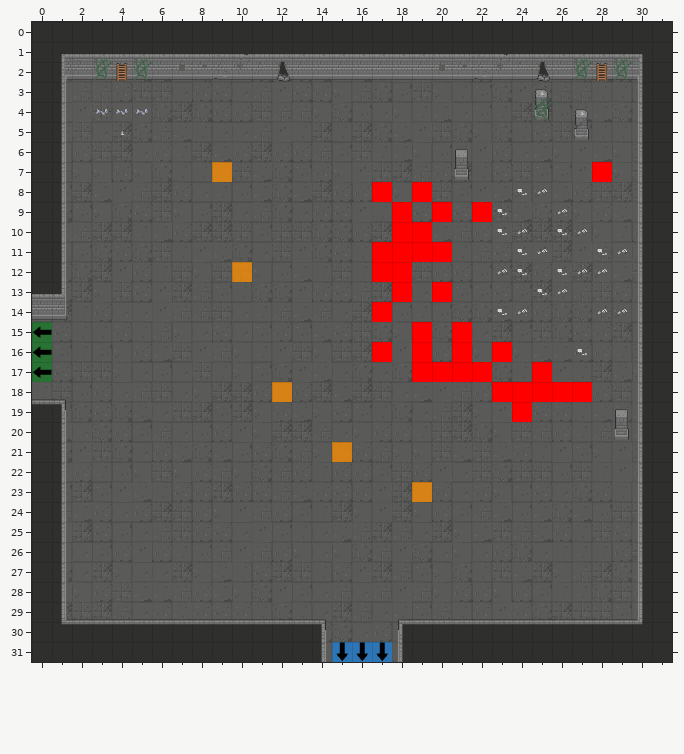
An edit to a level. Tiled map, GrupaTNT/Assets/Resources/RoomData/ROOM_2_SW_1.tmx. Above is the file before it was changed.
Cells are 32x32 px. Shown: x 0..31, y 0..31.
After:
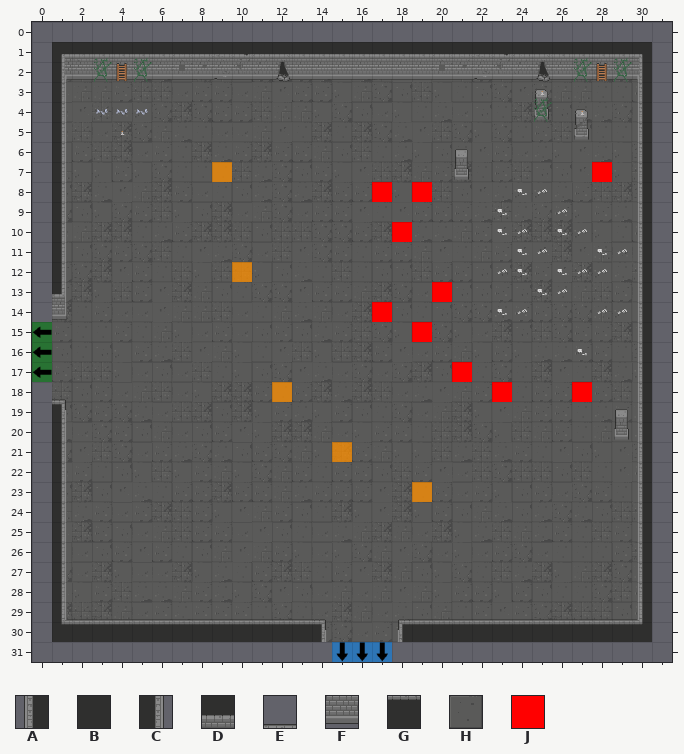
Key: from "Dungeon_Tileset_2": A 16, B 17, C 18, D 33, E 36, F 49, G 52, H 88; from "flags": J 8.
_ is an empty cell, # one hidden under a higher layer, . an unchanged one.
Edits made:
--- layer "Floor"
@@ x 14..18 @@
- 0 #####
+ 0 _____
@@ x 0..31 @@
-14 H..............................#
-15 ...............................#
-16 ...............................#
-17 ...............................#
-18 H..............................#
+14 _.............................._
+15 ..............................._
+16 ..............................._
+17 ..............................._
+18 _.............................._
@@ x 14..18 @@
-31 H...H
+31 _..._
--- layer "Walls"
@@ x 0..31 @@
- 0 BBBBBBBBBBBBBBBBBBBBBBBBBBBBBBBB
- 1 B..............................B
- 2 B..............................B
- 3 B..............................B
- 4 B..............................B
- 5 B..............................B
- 6 B..............................B
- 7 B..............................B
- 8 B..............................B
- 9 B..............................B
-10 B..............................B
-11 B..............................B
-12 B..............................B
-13 D..............................B
-14 F..............................B
-15 ...............................B
-16 ...............................B
-17 ...............................B
-18 E..............................B
-19 G..............................B
-20 B..............................B
-21 B..............................B
-22 B..............................B
-23 B..............................B
-24 B..............................B
-25 B..............................B
-26 B..............................B
-27 B..............................B
-28 B..............................B
-29 B..............................B
-30 B..............................B
-31 BBBBBBBBBBBBBBC...ABBBBBBBBBBBBB
+ 0 ________________________________
+ 1 _.............................._
+ 2 _.............................._
+ 3 _.............................._
+ 4 _.............................._
+ 5 _.............................._
+ 6 _.............................._
+ 7 _.............................._
+ 8 _.............................._
+ 9 _.............................._
+10 _.............................._
+11 _.............................._
+12 _.............................._
+13 _.............................._
+14 _.............................._
+15 ..............................._
+16 ..............................._
+17 ..............................._
+18 _.............................._
+19 _.............................._
+20 _.............................._
+21 _.............................._
+22 _.............................._
+23 _.............................._
+24 _.............................._
+25 _.............................._
+26 _.............................._
+27 _.............................._
+28 _.............................._
+29 _.............................._
+30 _.............................._
+31 _______________...______________
--- layer "Flags"
@@ x 17..22 @@
- 9 .J.J.J
-10 ..J...
-11 JJJJ..
-12 JJ....
-13 .J....
+ 9 ._._._
+10 .._...
+11 ____..
+12 __....
+13 ._....
@@ x 17..26 @@
-15 ....J.....
-16 J.J.J.J...
-17 ..JJ.J..J.
-18 .......JJJ
-19 .......J..
+15 ...._.....
+16 _._._._...
+17 ..__._.._.
+18 .......___
+19 ......._..
Pixel boxes of the changes (left, top, right, bottom) in both pictures:
removed: (32, 22, 672, 662)
